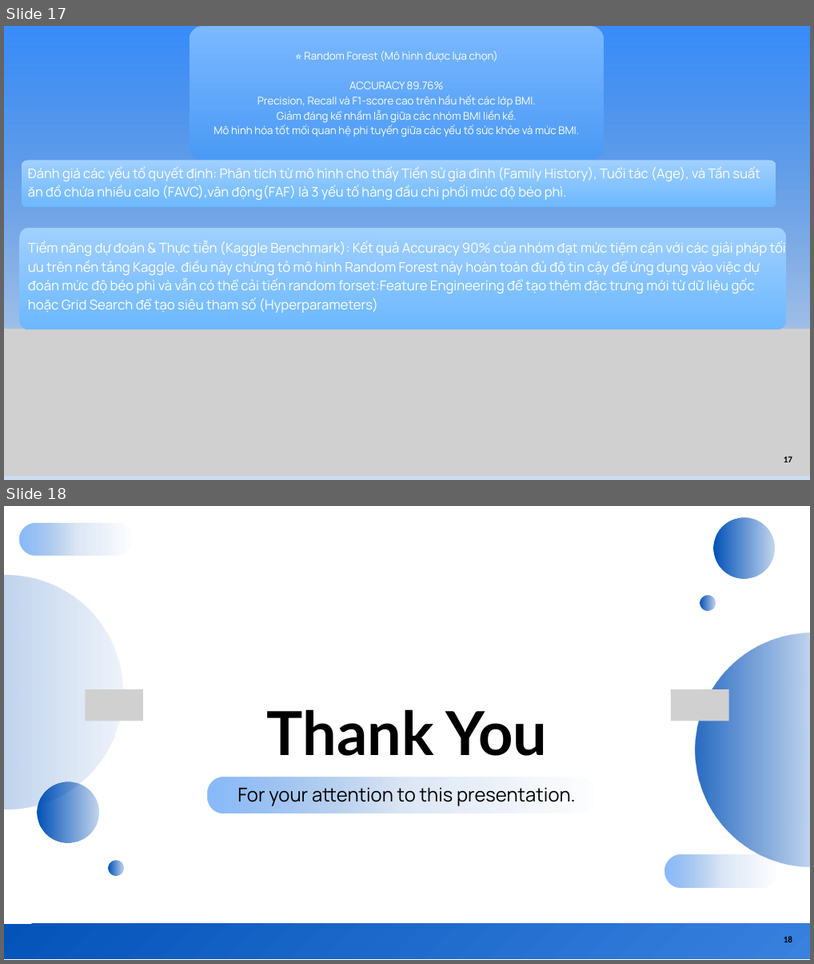
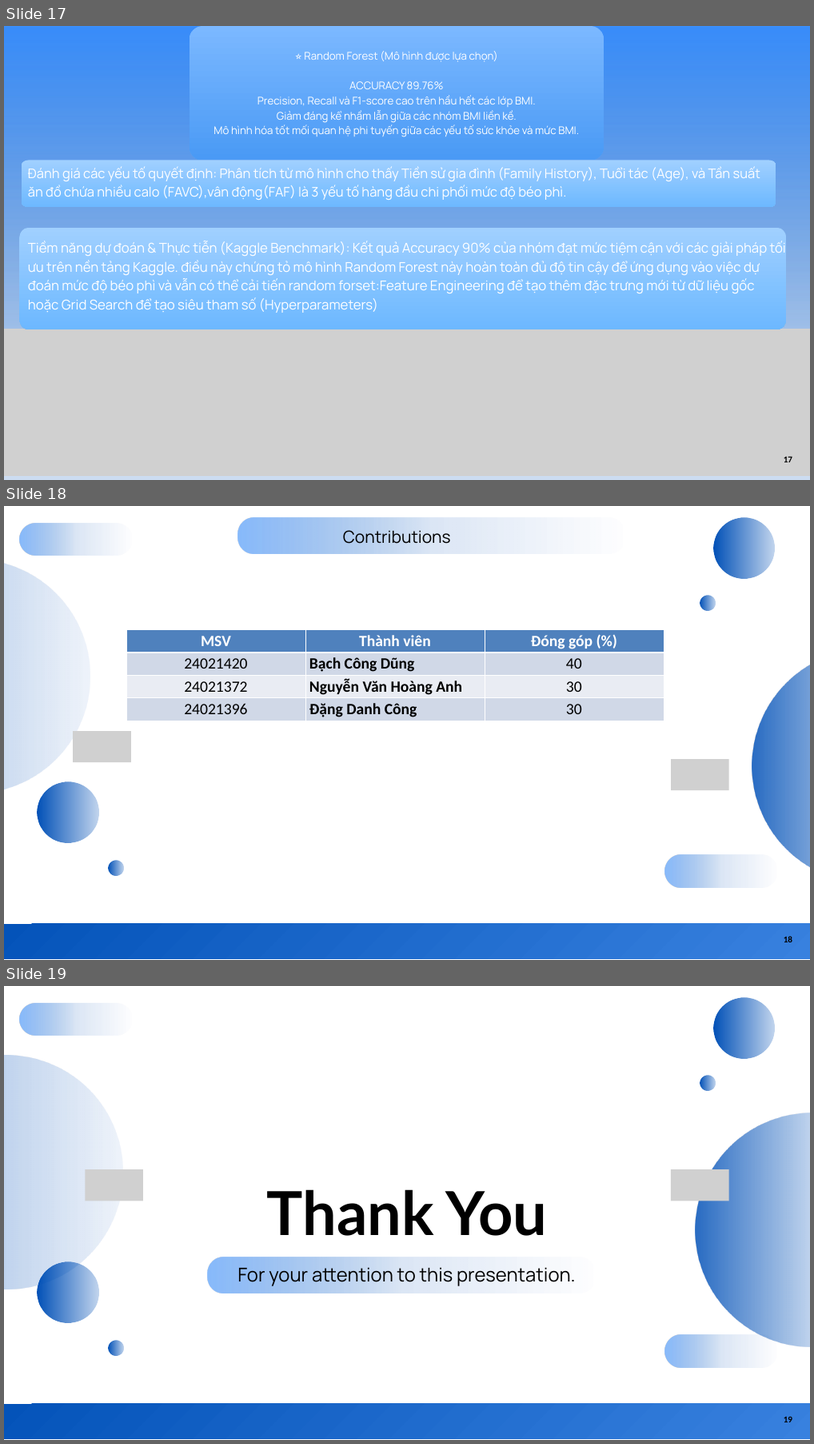
Before and after one commit to BACHCONGDUNG/obesity_analysis, a slide deck: obesity_lifestyle_analysis.pptx. Shown one above the other, each under a label of ours: slides 17 and 18 before the commit, slides 17, 18 and 19 after it. The pictures are 814x964 and 814x1444 pixels, drawn with LibreOffice and Linux fonts; fonts in the diff are those of the drawing; grey boxes stand for pictures. Boxes give left, top, right and bottom in pixels: in the first picture for what was removed or moved away, otherwise in the second. Text is boxed around its words. In the diff, an @@ line names an element or a change of style, - is before the commit and + after.

Commit message:
add the contribution proportion to slide

```diff
--- a/obesity_lifestyle_analysis.pptx
+++ b/obesity_lifestyle_analysis.pptx
@@ slide 18 added at <box>4,506,810,960</box>, background #FFFFFF @@
@@ freeform shape added at <box>4,520,130,832</box>, fill gradient #0151B8 @@
@@ freeform shape added at <box>19,523,133,556</box>, fill gradient #398DFA to #0151B8 @@
@@ freeform shape added at <box>238,517,626,553</box>, fill gradient #398DFA to #0151B8 @@
@@ freeform shape added at <box>714,517,775,578</box>, fill gradient #0151B8 @@
@@ text added at <box>343,530,451,544</box>, 30 pt, text #000000 @@
+Contributions
@@ freeform shape added at <box>700,596,716,611</box>, fill gradient #0151B8 @@
@@ freeform shape added at <box>722,618,810,913</box>, fill gradient #0151B8 @@
@@ table added at <box>126,629,663,721</box>, 4 rows, 3 columns @@
+MSV | Thành viên | Đóng góp (%)
+24021420 | Bạch Công Dũng | 40
+24021372 | Nguyễn Văn Hoàng Anh | 30
+24021396 | Đặng Danh Công | 30
@@ picture added at <box>73,731,131,763</box> @@
@@ picture added at <box>671,759,730,790</box> @@
@@ freeform shape added at <box>38,781,98,842</box>, fill gradient #0151B8 @@
@@ freeform shape added at <box>109,860,124,876</box>, fill gradient #0151B8 @@
@@ freeform shape added at <box>666,854,778,887</box>, fill gradient #398DFA to #0151B8 @@
@@ freeform shape added at <box>4,924,810,958</box>, fill gradient #0453B9 to #3881DF @@
@@ page number added at <box>784,936,793,942</box>, 16 pt, text #000000, bold @@
+18
@@ what was slide 18 is now slide 19 @@
```
Also in this commit, not shown: 1 other file.
